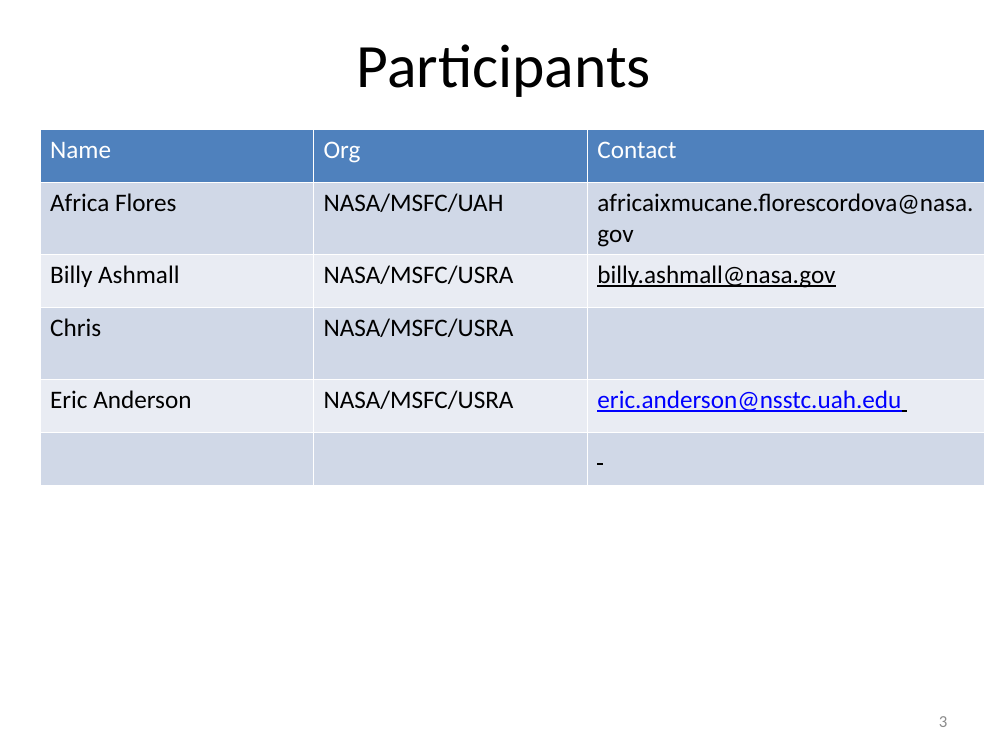
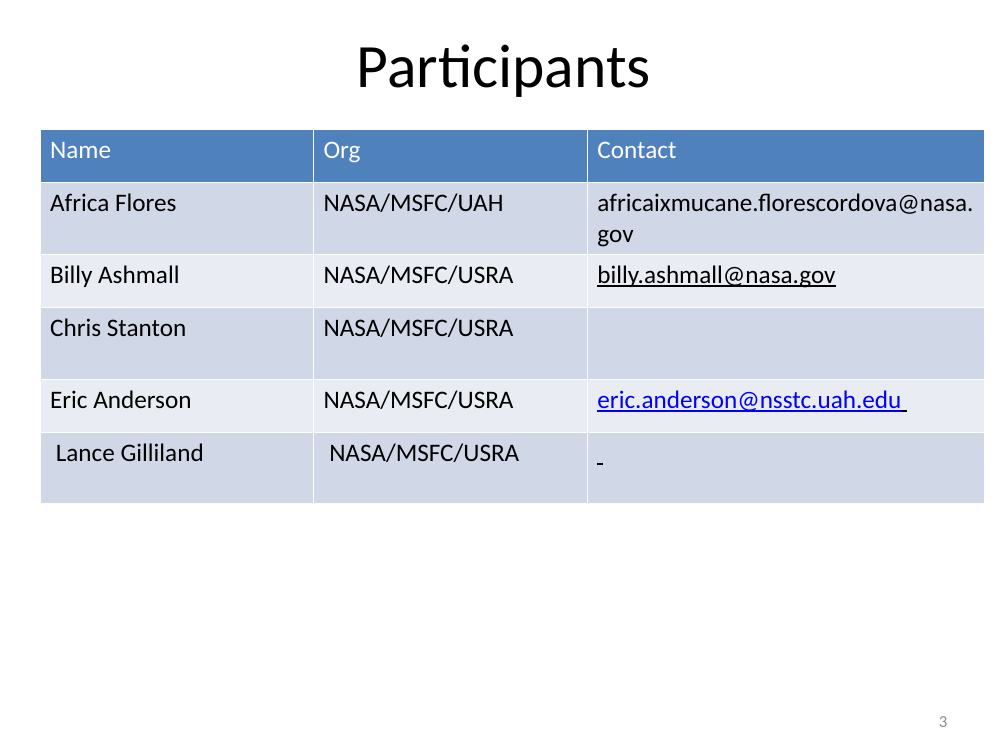
Before and after one commit to vightel/FloodMapsWorkshop, a slide deck: slide 3 of FloodMappingWorkshop-3.pptx. Drawn at 1008x756 pixels with LibreOffice and Linux fonts; fonts in the diff are those of the drawing. Boxes give left, top, right and bottom in pixels: in the first picture for what was removed or moved away, otherwise in the second. Text is boxed around its words. In the diff, an @@ line names an element or a change of style, - is before the commit and + after.

```diff
--- a/FloodMappingWorkshop-3.pptx
+++ b/FloodMappingWorkshop-3.pptx
@@ table at (x1=40, y1=130, x2=986, y2=501) @@
-row 4, column 1: Chris
+row 4, column 1: Chris Stanton
-row 6, column 1: 
+row 6, column 1: Lance Gilliland
-row 6, column 2: 
+row 6, column 2: NASA/MSFC/USRA
```
Also in this commit, not shown: 1 slide added, 13 other files.
